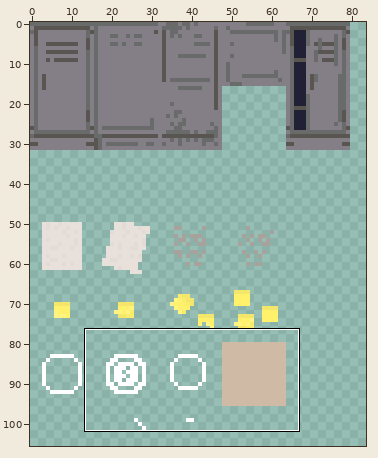
File history of a pixel-art file, repo_assets/tg_node_misc.aseprite. The first picture is a wide view before the edit; the outline marks the close-up.
Close-up. Before the edit:
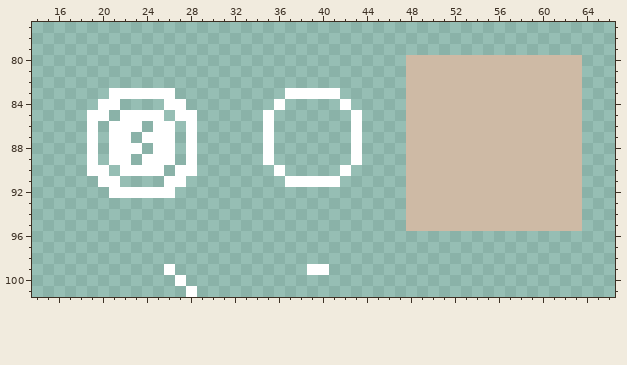
256x256 pixels, 1 frame. Shown: x 14..66, y 77..101. The wide view leaves out empty margins.
The same view after the edit:
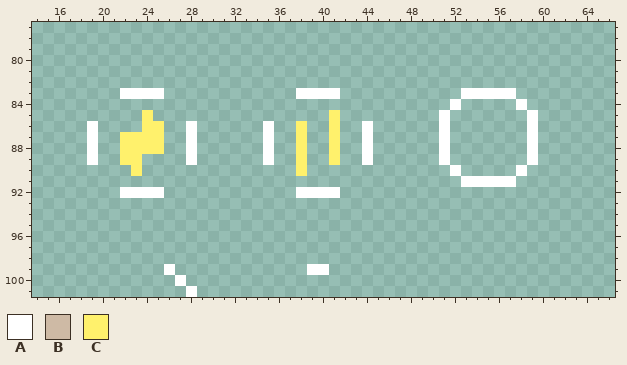
Palette (. is transparent): A #ffffff  B #cebaa5  C #fff16c
Changes in this commit:
Layers "hand", "hover":
There is now colour A in rows 86 to 89 at x 44; in row 92 at x 38 to 41.
The edit turns colour B into colour A in row 83 at x 53 to 57; in row 84 at x 52 and 58; in rows 85 to 89 at x 51 and 59; in row 90 at x 52 and 58; in row 91 at x 53 to 57.
There is now colour C in row 85 at x 41; in row 86 at x 24, 38 and 41; in row 87 at x 23, 38 and 41; in row 88 at x 24, 38 and 41; in row 89 at x 23, 38 and 41; in row 90 at x 38.
The edit turns colour A into colour C in row 85 at x 24; in row 86 at x 25; in row 87 at x 22 and 24 to 25; in row 88 at x 22 to 23 and 25; in row 89 at x 22; in row 90 at x 23.
The edit erases colour A in row 83 at x 21, 26 and 37; in row 84 at x 20 to 21, 26 to 27, 36 and 42; in row 85 at x 19 to 20, 22 to 23, 25, 27 to 28, 35 and 43; in row 86 at x 21 to 23, 26 and 43; in rows 87 to 88 at x 21, 26 and 43; in row 89 at x 21, 24 to 26 and 43.
The edit erases colour A in row 90 at x 19 to 20, 22, 24 to 25, 27 to 28, 36 and 42; in row 91 at x 20 to 21, 26 to 27 and 37 to 41; in row 92 at x 21 and 26.
The edit erases colour B in rows 80 to 82 at x 48 to 63; in row 83 at x 48 to 52 and 58 to 63; in row 84 at x 48 to 51, 53 to 57 and 59 to 63; in rows 85 to 89 at x 48 to 50, 52 to 58 and 60 to 63; in row 90 at x 48 to 51, 53 to 57 and 59 to 63; in row 91 at x 48 to 52 and 58 to 63.
The edit erases colour B in rows 92 to 95 at x 48 to 63.
Where, in picture pixels (left, top, right, bottom), the same in both close-ups:
changed: (263, 55, 582, 231)
changed: (87, 88, 197, 198)
